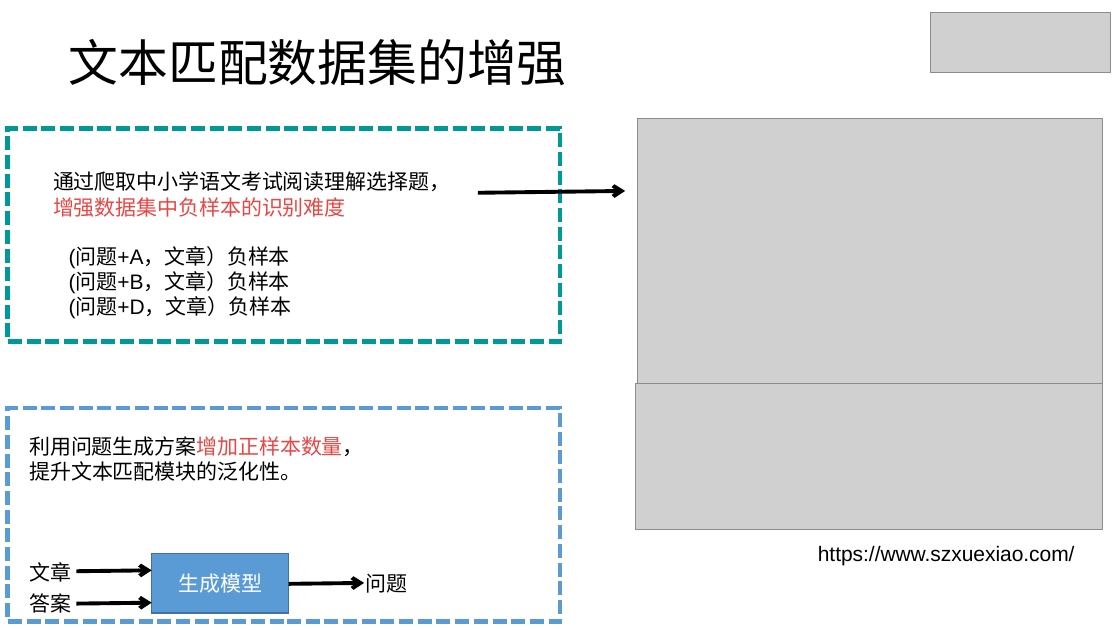
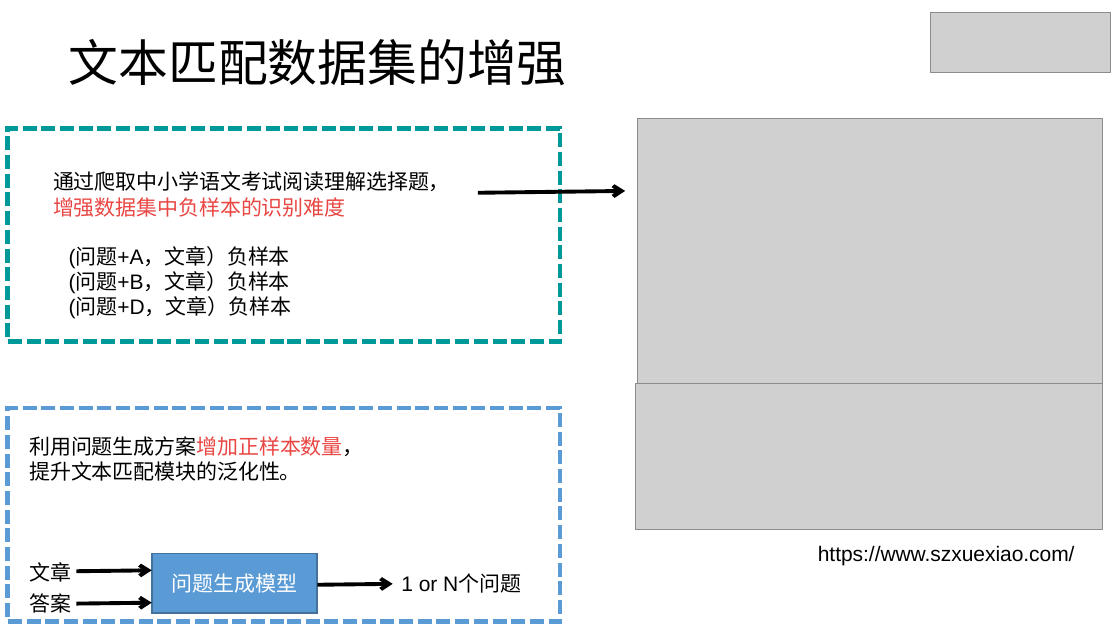
Before and after one commit to xhsun1997/ChineseMRC, a slide deck: slide 24 of 孙相会.pptx. Drawn at 1120x630 pixels with LibreOffice and Linux fonts; fonts in the diff are those of the drawing; grey boxes stand for pictures. Boxes give left, top, right and bottom in pixels: in the first picture for what was removed or moved away, otherwise in the second. Text is boxed around its words. In the diff, an @@ line names an element or a change of style, - is before the commit and + after.

```diff
--- a/孙相会.pptx
+++ b/孙相会.pptx
@@ rectangle "问题生成模型" resized from (x1=151, y1=553, x2=288, y2=613) to (x1=151, y1=553, x2=317, y2=613) @@
@@ text in rectangle at (x1=172, y1=573, x2=297, y2=593): text changed @@
-生成模型
+问题生成模型
@@ arrow moved from (289, 584) - (364, 582) to (317, 585) - (393, 584) @@
@@ text at (x1=401, y1=575, x2=521, y2=593): text changed @@
-问题
+1 or N个问题
```
Also in this commit, not shown: 4 other slides changed, 2 other files.
